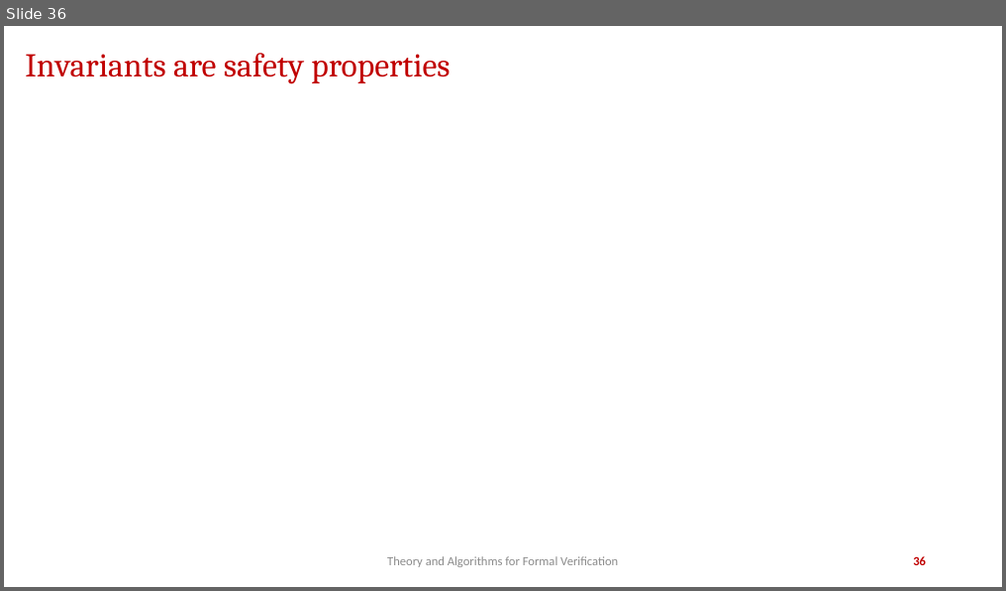
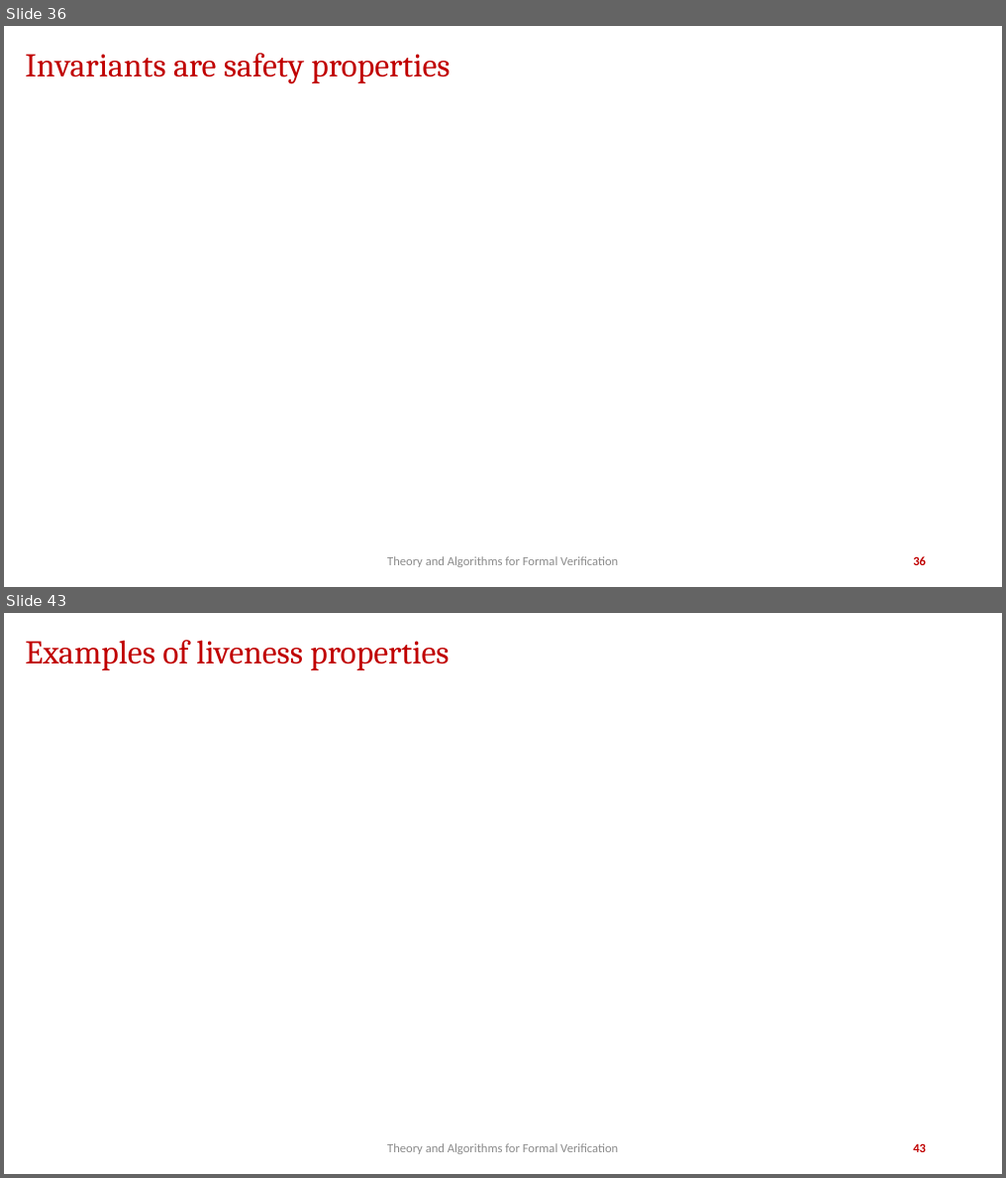
Before and after one commit to jdeshmukh/jdeshmukh.github.io, a slide deck: teaching/fvTheorySlides/SafetyLiveness.pptx. Shown one above the other, each under a label of ours: slide 36 before the commit, slides 36 and 43 after it; the slides between them are not shown. The pictures are 1006x591 and 1006x1178 pixels, drawn with LibreOffice and Linux fonts; fonts in the diff are those of the drawing; grey boxes stand for pictures; background and template pictures are left out. Boxes give left, top, right and bottom in pixels: in the first picture for what was removed or moved away, otherwise in the second. Text is boxed around its words. In the diff, an @@ line names an element or a change of style, - is before the commit and + after.

```diff
--- a/teaching/fvTheorySlides/SafetyLiveness.pptx
+++ b/teaching/fvTheorySlides/SafetyLiveness.pptx
@@ slide 43 added at (4,613,1002,1174), background #FFFFFF @@
@@ title added at (25,640,449,670), 32 pt, text #C00000 @@
+Examples of liveness properties
@@ text added at (387,1144,618,1155), 12 pt, text #8C8C8C @@
+Theory and Algorithms for Formal Verification
@@ page number added at (913,1144,926,1153), 12 pt, text #C00000, bold @@
+43
```
Also in this commit, not shown: 12 other slides added, 3 other files.
